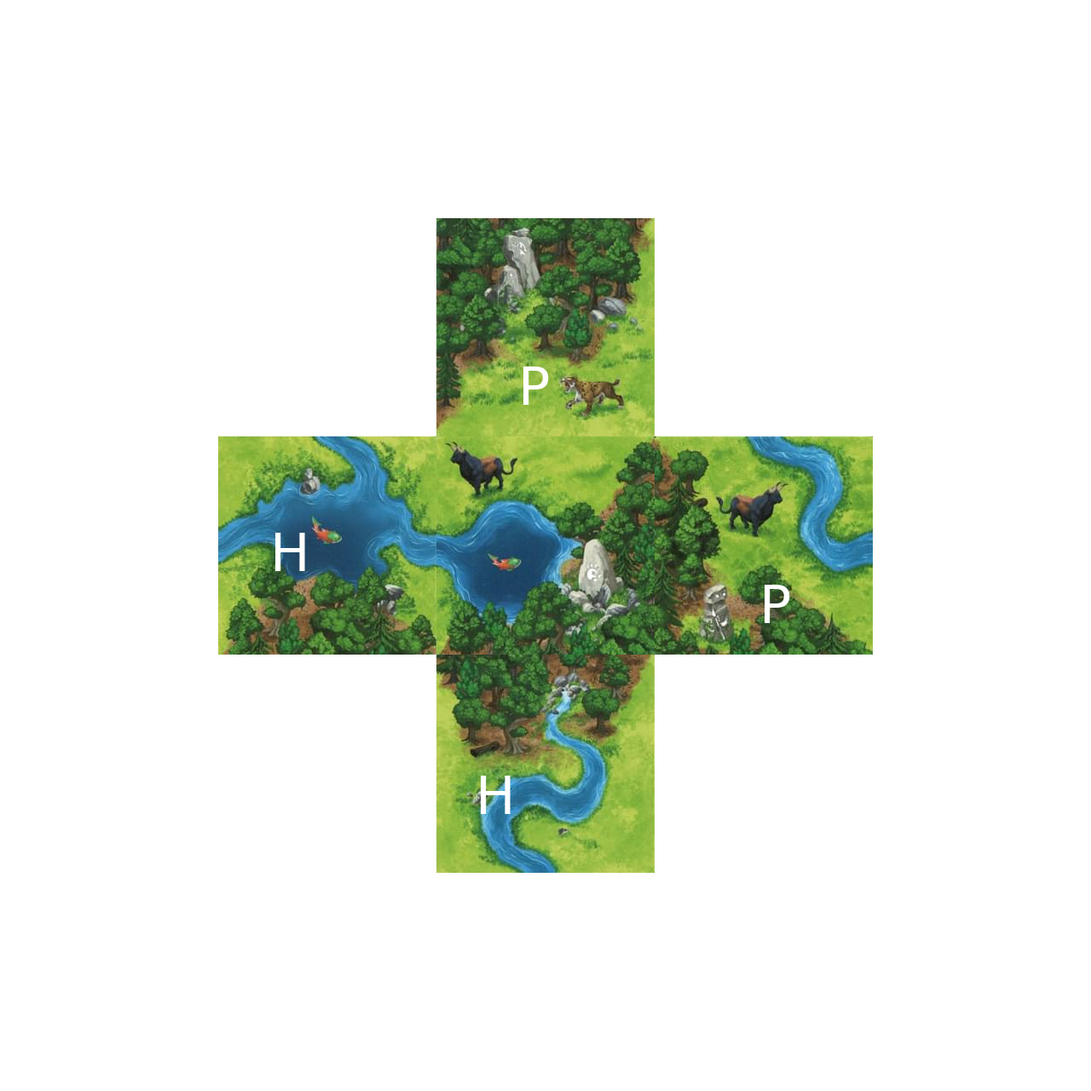
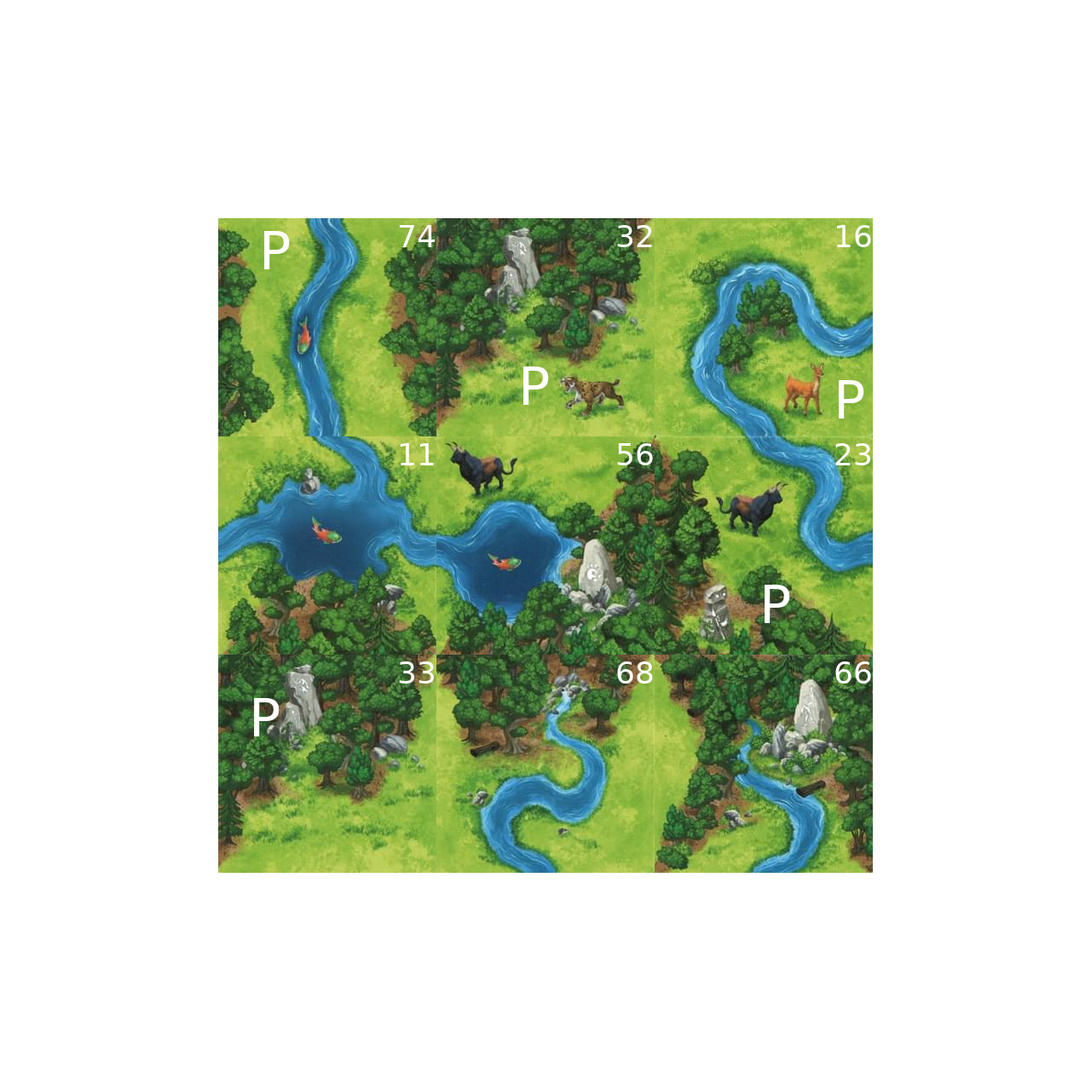
Two versions of the same layered image (1091px x 1091px). Layer-by-layer changes:
added layer "66" above "66.jpg" over [835, 661, 872, 684]
added layer "66.jpg" above "Pawn 330" over [654, 654, 874, 874]
added layer "Pawn 330" above "33" over [254, 698, 280, 737]
added layer "33" above "33.jpg" over [399, 661, 435, 684]
added layer "33.jpg" above "Pawn 740" over [218, 654, 437, 874]
added layer "Pawn 740" above "74" over [264, 231, 290, 270]
added layer "74" above "74.jpg" over [399, 225, 435, 248]
added layer "74.jpg" above "Pawn 162" over [218, 218, 437, 437]
added layer "Pawn 162" above "16" over [839, 380, 865, 419]
added layer "16" above "16.jpg" over [836, 225, 872, 248]
added layer "16.jpg" above "Hut 682" over [654, 218, 874, 437]
hid "Hut 682" over [480, 775, 511, 815]
added layer "68" above "68.jpg" over [617, 661, 654, 684]
added layer "32" above "32.jpg" over [617, 225, 653, 248]
added layer "23" above "23.jpg" over [835, 443, 871, 466]
hid "Hut 118" over [275, 532, 306, 572]
added layer "11" above "11.jpg" over [399, 443, 435, 466]
added layer "56" above "56.jpg" over [617, 443, 654, 466]
